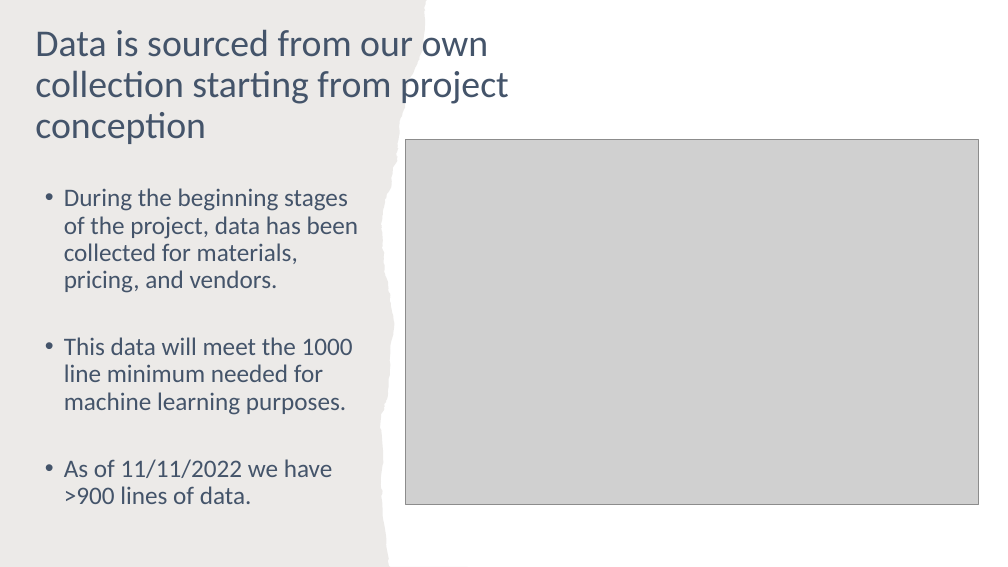
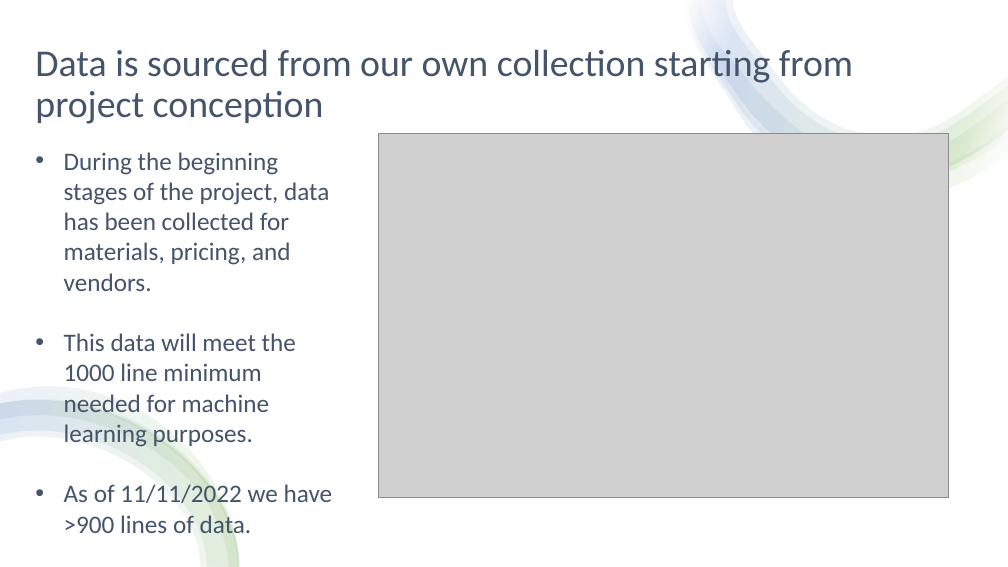
Before and after one commit to thegreatkeej/Estimator_Project, a slide deck: slide 5 of Team14_Presentation.pptx. Drawn at 1008x567 pixels with LibreOffice and Linux fonts; fonts in the diff are those of the drawing; grey boxes stand for pictures. Boxes give left, top, right and bottom in pixels: in the first picture for what was removed or moved away, otherwise in the second. Text is boxed around its words. In the diff, an @@ line names an element or a change of style, - is before the commit and + after.

```diff
--- a/Team14_Presentation.pptx
+++ b/Team14_Presentation.pptx
@@ freeform shape removed at (0,0,467,567) @@
@@ rectangle added at (0,0,1008,567), fill #FFFFFF @@
@@ group added at (686,0,1008,197): 4 freeform shapes @@
@@ title "Data is sourced from our ..." rewrapped from (35,29,509,144) to (35,49,853,124) @@
@@ text "During the beginning stages of ...": place and size @@
-text "During the beginning stages of ..." at (64,188,359,504)
+text "During the beginning stages of ..." at (64,152,333,533)
@@ text "During the beginning stages of ..." at (64,152,333,533): indent changed; line spacing 0.9 to 1; less space between paragraphs @@
@@ picture: place and size @@
-picture at (406,140,979,505)
+picture at (378,134,948,498)
@@ group added at (0,387,240,567): 4 freeform shapes @@
```
Also in this commit, not shown: 1 other slide changed, 2 slides added.
